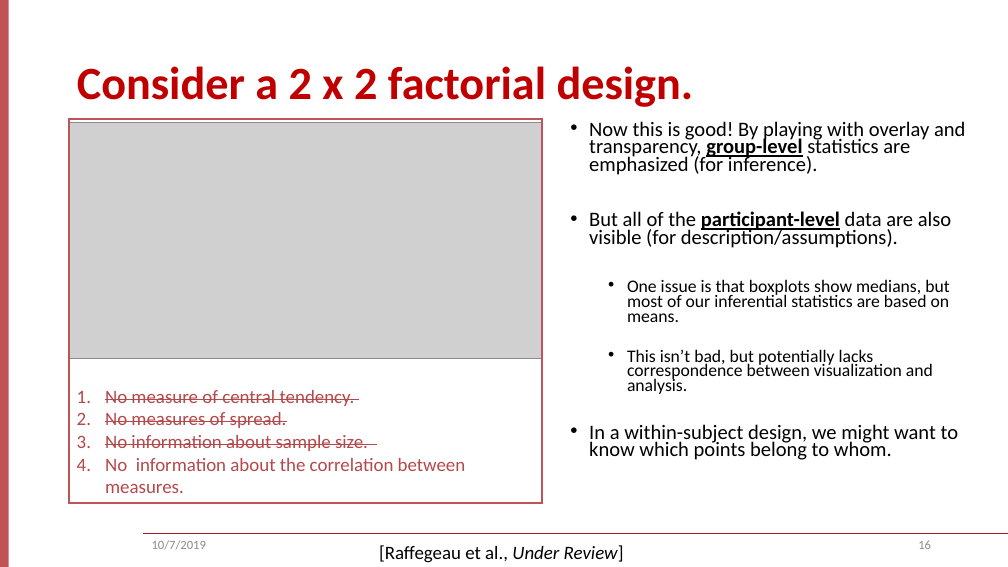
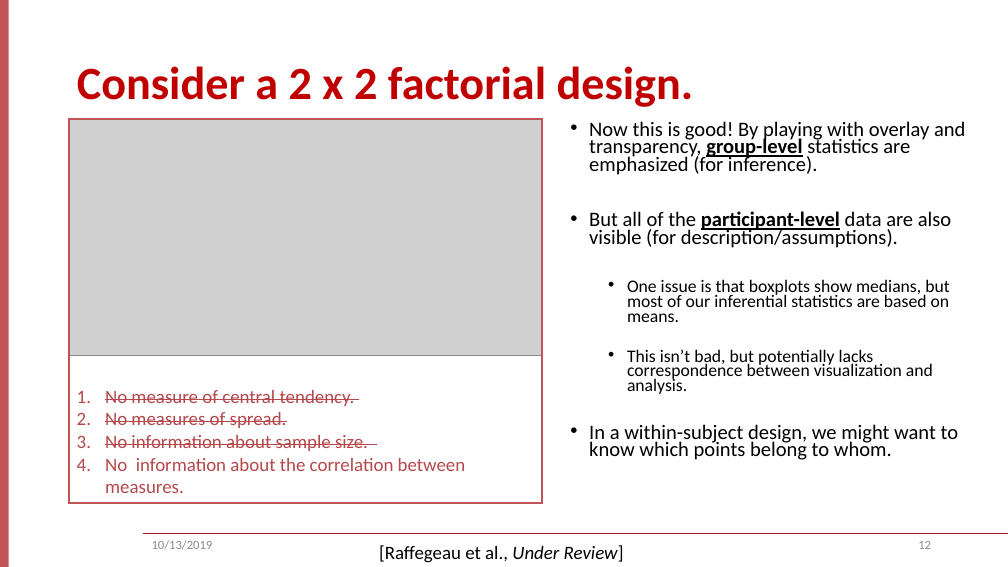
Before and after one commit to keithlohse/ASNR, a slide deck: slide 12 of ASNR_2019_workshop/lohse_ASNR_2019.pptx (slide 16 before the commit). Drawn at 1008x567 pixels with LibreOffice and Linux fonts; fonts in the diff are those of the drawing; grey boxes stand for pictures; background and template pictures are left out. Boxes give left, top, right and bottom in pixels: in the first picture for what was removed or moved away, otherwise in the second. Text is boxed around its words. In the diff, an @@ line names an element or a change of style, - is before the commit and + after.

Commit message:
Final upload for ASNR 2019
Finalized script file, .ppt and images for ASNR 2019

```diff
--- a/ASNR_2019_workshop/lohse_ASNR_2019.pptx
+++ b/ASNR_2019_workshop/lohse_ASNR_2019.pptx
@@ picture: place and size @@
-picture at [70, 123, 542, 359]
+picture at [70, 119, 542, 356]
@@ text at [152, 540, 213, 550]: text changed @@
-10/7/2019
+10/13/2019
@@ page number at [918, 541, 931, 549]: text changed @@
-16
+12
```
Also in this commit, not shown: 15 other slides changed, 6 slides removed, 17 other files.
